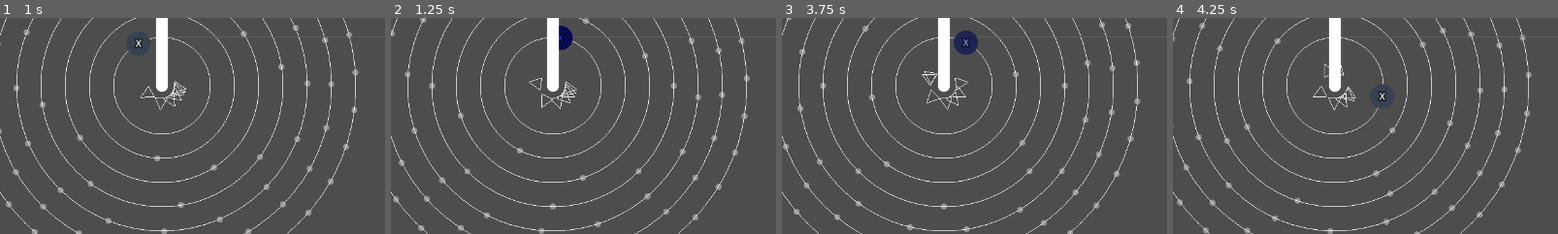
Above: before the commit, frames 1-4 (left to right).
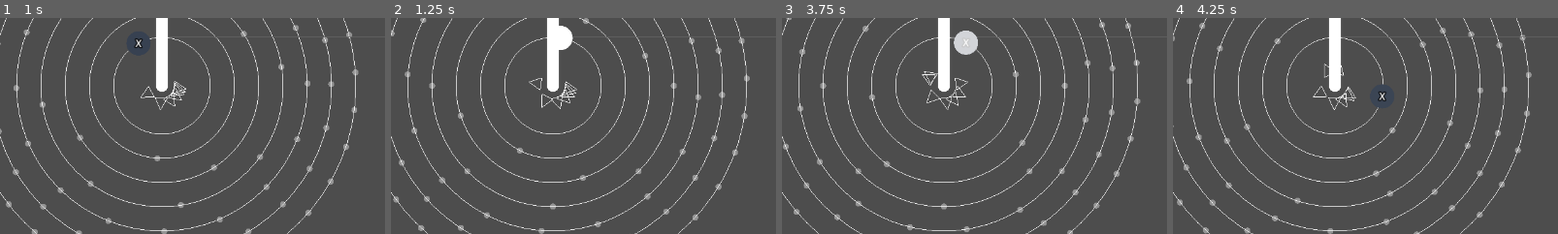
Above: after the commit, the same moments.

Repository: kamikoloss/syzygy
Game: Godot game, scene res://scenes/main.tscn
Two runs of this game, one before a commit and one after it. Both use one fixed random seed, a clock stepped at 60 frames per second and the inputs below.
Inputs:
- Up to frame 1 (1 s): click "PLAY" at 0.5 s
- Up to frame 2 (1.25 s): no input
- Up to frame 3 (3.75 s): click "PLAY" at 1.25 s; click "STOP" at 2 s; click "STOP" at 2.75 s; click "PLAY" at 3.5 s
- Up to frame 4 (4.25 s): no input
The pictures show only the part of the screen within x 29-79%, y 35-85%; the shares and areas given below are measured in that part.

Frame 1 is identical in both runs. In frame 2, 0.3% of the frame differs, in the area x 43-48%, y 3-15%; in frame 3, 0.6%, in the area x 44-51%, y 5-18%; in frame 4, less than 0.1%.

Commit message:
update flash of Chip

Diff:
--- a/scenes/chip.gd
+++ b/scenes/chip.gd
@@ -7,18 +7,17 @@
 const OUTLINE_COLOR_HOVER := Color.WHITE
 const OUTLINE_COLOR_CAN_RIDE := Color.GREEN
 const OUTLINE_COLOR_CAN_NOT_RIDE := Color.RED
-const FLASH_COLOR := Color.BLUE
-const FLASH_BACK_DURATION := 1.0
 
 @export var type := ChipData.Type.NONE:
     set(v):
         type = v
-        refresh_view()
+        _refresh_view()
 
-@export var area: Area2D
+@export var _area: Area2D
 
 @export var _texture_rect_main: TextureRect
 @export var _texture_rect_outline: TextureRect
+@export var _texture_rect_flash: TextureRect
 @export var _label_main: Label
 
 var price := 0
@@ -37,14 +36,16 @@
 func _ready() -> void:
     mouse_entered.connect(_on_mouse_entered)
     mouse_exited.connect(_on_mouse_exited)
-    area.area_entered.connect(_on_area_entered)
-    area.area_exited.connect(_on_area_exited)
+    _area.area_entered.connect(_on_area_entered)
+    _area.area_exited.connect(_on_area_exited)
 
     center_offset = custom_minimum_size / 2.0
-    refresh_view()
+    _refresh_view()
+
+    _texture_rect_flash.self_modulate = Color.TRANSPARENT
 
 
-func _process(delta: float) -> void:
+func _process(_delta: float) -> void:
     _label_main.rotation = get_global_transform().get_rotation() * -1
     if is_dragging:
         global_position = get_global_mouse_position() - center_offset
@@ -58,44 +59,12 @@
                 _drag(event.pressed)
 
 
-func refresh_view() -> void:
-    # Type
-    var data = ChipData.DATA[type] # [ <Label>, <Color>, <Price>, <Score> ]
-    _label_main.text = data[0] # "+%s" % [score]
-    _texture_rect_main.modulate = data[1]
-    price = data[2]
-    score = data[3]
-
-    # Locked
-    if is_locked:
-        pass
-    else:
-        pass
-
-    # Outline
-    _texture_rect_outline.visible = is_hovering or is_dragging
-    if is_dragging:
-        if is_overlapping and _overrapping_holder and not _overrapping_holder.is_placed:
-            _texture_rect_outline.modulate = OUTLINE_COLOR_CAN_RIDE
-        else:
-            _texture_rect_outline.modulate = OUTLINE_COLOR_CAN_NOT_RIDE
-    else:
-        _texture_rect_outline.modulate = OUTLINE_COLOR_HOVER
-
-
-func flash() -> void:
-    var tween := create_tween()
-    tween.set_ease(Tween.EASE_OUT).set_trans(Tween.TRANS_QUINT)
-    tween.tween_property(self, "modulate", FLASH_COLOR, 0.0)
-    tween.tween_property(self, "modulate", Color.WHITE, FLASH_BACK_DURATION)
-
-
 func _on_mouse_entered() -> void:
     if type == ChipData.Type.ACCOUNT:
         return
     is_hovering = true
     hovered.emit(true)
-    refresh_view()
+    _refresh_view()
 
 
 func _on_mouse_exited() -> void:
@@ -103,7 +72,7 @@
         return
     is_hovering = false
     hovered.emit(false)
-    refresh_view()
+    _refresh_view()
 
 
 func _on_area_entered(other_area: Area2D) -> void:
@@ -124,14 +93,14 @@
 
 func _on_entered_chip_sensor(chip_sensor: ChipSensor) -> void:
     GlobalSignal.chip_sensed.emit(self)
-    flash()
+    _flash()
 
 
 func _on_entered_chip_holder(chip_holder: ChipHolder) -> void:
     is_overlapping = true
     chip_holder.is_overlapped = true
     _overrapping_holder = chip_holder
-    refresh_view()
+    _refresh_view()
 
 
 func _on_exited_chip_sensor(sensor: ChipSensor) -> void:
@@ -141,7 +110,7 @@
 func _on_exited_chip_holder(holder: ChipHolder) -> void:
     is_overlapping = false
     holder.is_overlapped = false
-    refresh_view()
+    _refresh_view()
 
 
 func _drag(on: bool) -> void:
@@ -149,7 +118,7 @@
     top_level = on
     rail_number = -1
     is_dragging = on
-    refresh_view()
+    _refresh_view()
 
     if _placed_holder:
         _placed_holder.is_placed = false
@@ -173,3 +142,30 @@
             GlobalSignal.chip_fallen.emit(self)
             # TODO: 枠
             queue_free()
+
+
+func _refresh_view() -> void:
+    # Type
+    var data = ChipData.DATA[type] # [ <Label>, <Color>, <Price>, <Score> ]
+    _label_main.text = data[0] # "+%s" % [score]
+    _texture_rect_main.modulate = data[1]
+    price = data[2]
+    score = data[3]
+
+    # Outline
+    _texture_rect_outline.visible = is_hovering or is_dragging
+    if is_dragging:
+        if is_overlapping and _overrapping_holder and not _overrapping_holder.is_placed:
+            _texture_rect_outline.modulate = OUTLINE_COLOR_CAN_RIDE
+        else:
+            _texture_rect_outline.modulate = OUTLINE_COLOR_CAN_NOT_RIDE
+    else:
+        _texture_rect_outline.modulate = OUTLINE_COLOR_HOVER
+
+
+func _flash() -> void:
+    var tween := create_tween()
+    tween.set_ease(Tween.EASE_OUT).set_trans(Tween.TRANS_QUINT)
+    tween.tween_property(_texture_rect_flash, "self_modulate", Color.WHITE, 0.0)
+    tween.tween_interval(0.1)
+    tween.tween_property(_texture_rect_flash, "self_modulate", Color.TRANSPARENT, 1.0)
--- a/scenes/chip.tscn
+++ b/scenes/chip.tscn
@@ -6,15 +6,16 @@
 [sub_resource type="CircleShape2D" id="CircleShape2D_su0yu"]
 radius = 20.0
 
-[node name="Chip" type="Control" node_paths=PackedStringArray("area", "_texture_rect_main", "_texture_rect_outline", "_label_main")]
+[node name="Chip" type="Control" node_paths=PackedStringArray("_area", "_texture_rect_main", "_texture_rect_outline", "_texture_rect_flash", "_label_main")]
 z_index = 2
 custom_minimum_size = Vector2(40, 40)
 layout_mode = 3
 anchors_preset = 0
 script = ExtResource("1_ojlvc")
-area = NodePath("Area2D")
+_area = NodePath("Area2D")
 _texture_rect_main = NodePath("TextureRectMain")
 _texture_rect_outline = NodePath("TextureRectOutline")
+_texture_rect_flash = NodePath("TextureRectFlash")
 _label_main = NodePath("LabelMain")
 
 [node name="TextureRectOutline" type="TextureRect" parent="."]
@@ -47,6 +48,13 @@
 horizontal_alignment = 1
 vertical_alignment = 1
 
+[node name="TextureRectFlash" type="TextureRect" parent="."]
+layout_mode = 0
+offset_right = 40.0
+offset_bottom = 40.0
+texture = ExtResource("1_ri5qt")
+expand_mode = 1
+
 [node name="Area2D" type="Area2D" parent="."]
 position = Vector2(20, 20)
 
